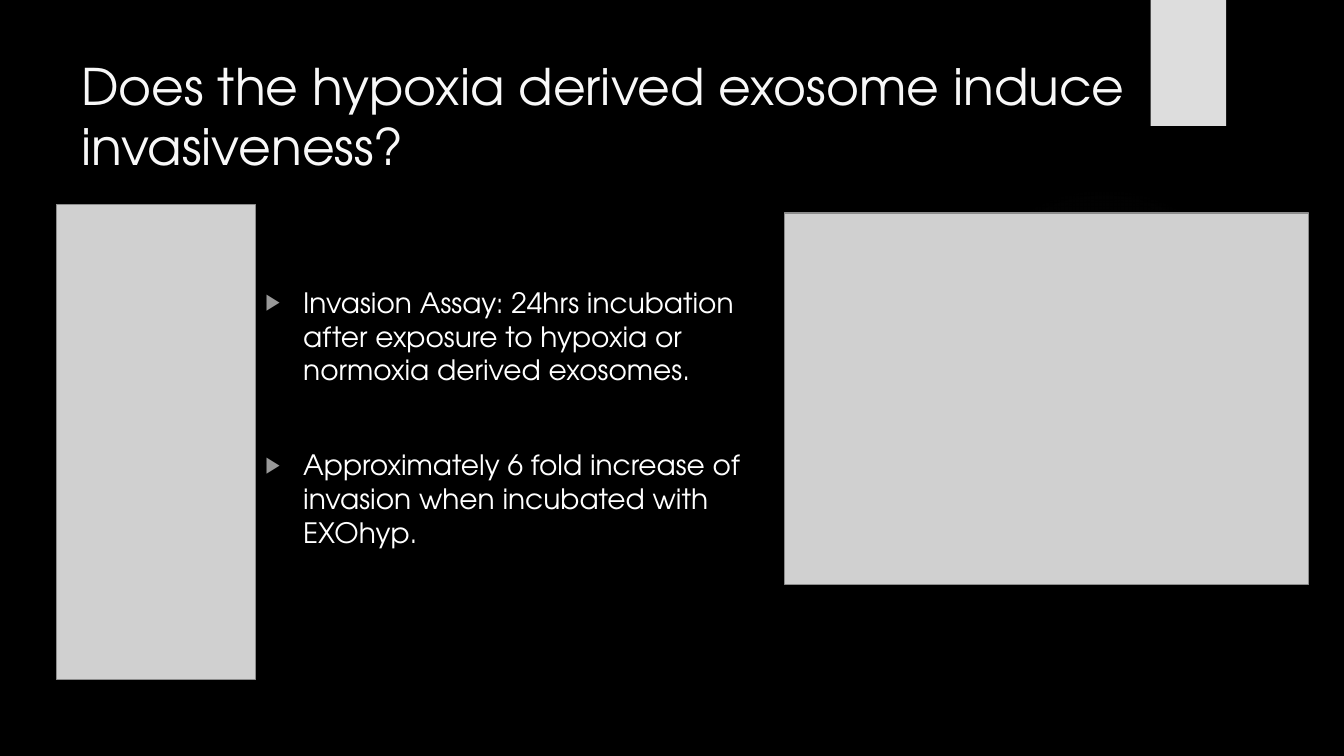
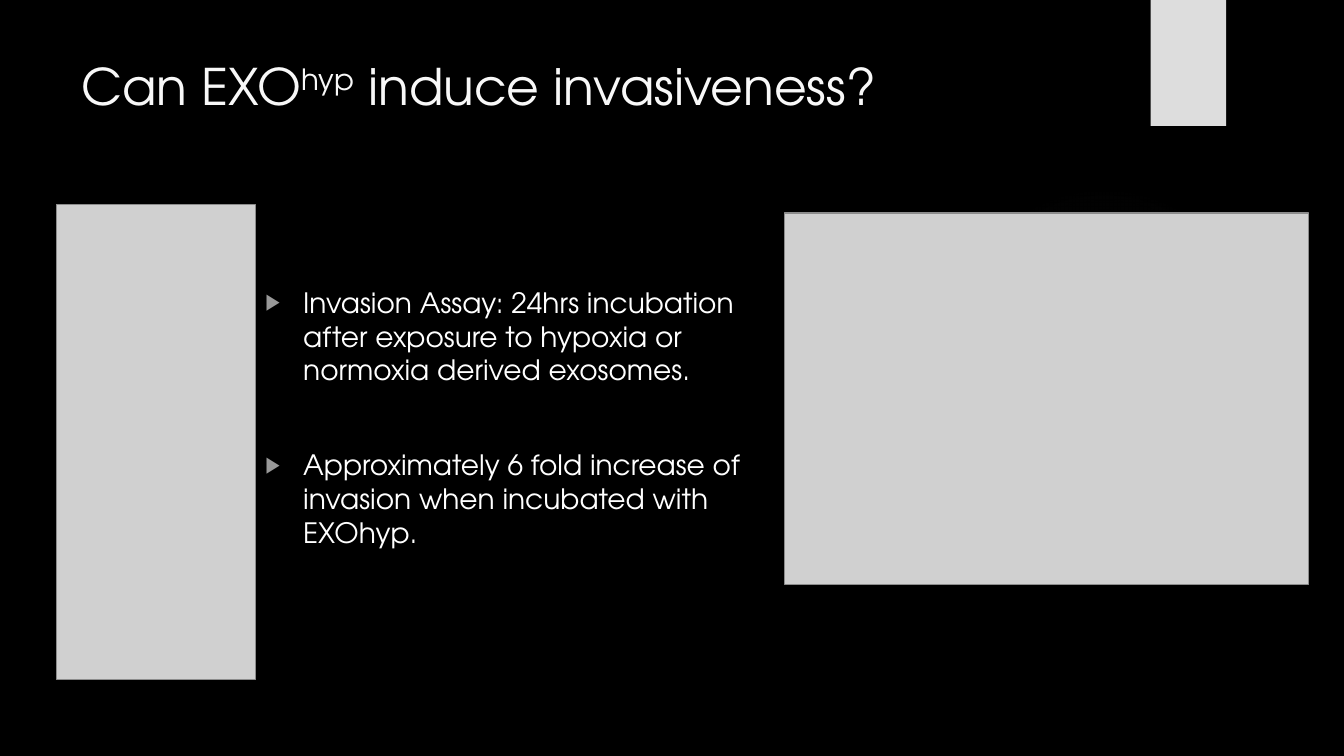
Before and after one commit to HarleyRobinson/Honours2, a slide deck: slide 8 of BackgroundInfo/JCslides.pptx. Drawn at 1344x756 pixels with LibreOffice and Linux fonts; fonts in the diff are those of the drawing; grey boxes stand for pictures; background and template pictures are left out. Boxes give left, top, right and bottom in pixels: in the first picture for what was removed or moved away, otherwise in the second. Text is boxed around its words. In the diff, an @@ line names an element or a change of style, - is before the commit and + after.

```diff
--- a/BackgroundInfo/JCslides.pptx
+++ b/BackgroundInfo/JCslides.pptx
@@ title at (x1=81, y1=67, x2=876, y2=106): text changed @@
-Does the hypoxia derived exosome induce invasiveness?
+Can EXOhyp induce invasiveness?
```
Also in this commit, not shown: 9 other slides changed, 2 other files.
